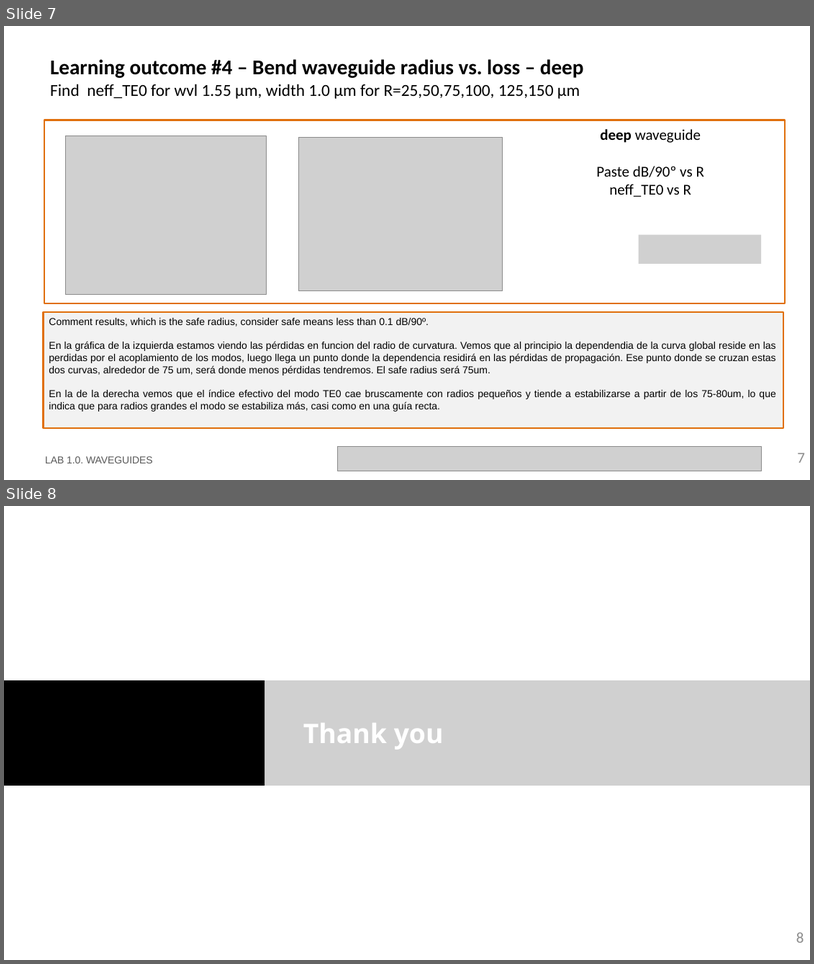
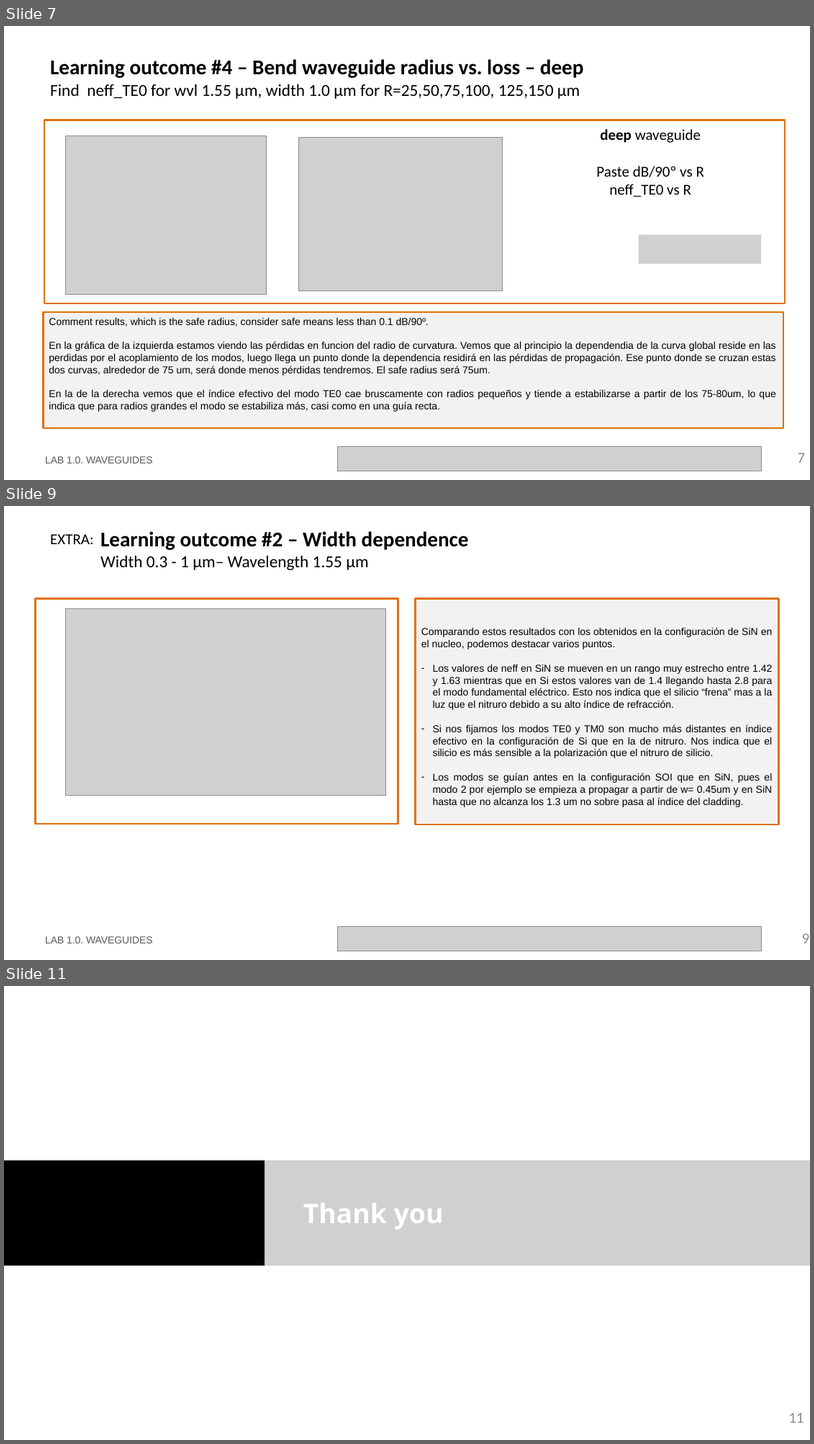
Before and after one commit to nmargar4/pic-upv-lab1_nadia, a slide deck: LabBook_10.pptx. Shown one above the other, each under a label of ours: slides 7 and 8 before the commit, slides 7, 9 and 11 after it; the slides between them are not shown. The pictures are 814x964 and 814x1444 pixels, drawn with LibreOffice and Linux fonts; fonts in the diff are those of the drawing; grey boxes stand for pictures; background and template pictures are left out. Boxes give left, top, right and bottom in pixels: in the first picture for what was removed or moved away, otherwise in the second. Text is boxed around its words. In the diff, an @@ line names an element or a change of style, - is before the commit and + after.

```diff
--- a/LabBook_10.pptx
+++ b/LabBook_10.pptx
@@ slide 9 added at (4,506,810,960), background #FFFFFF @@
@@ text added at (50,534,94,544), 18 pt, text #000000 @@
+EXTRA:
@@ text added at (100,531,469,570), 25 pt, text #000000, bold @@
+Learning outcome #2 – Width dependence
+Width 0.3 - 1 µm– Wavelength 1.55 µm
@@ rectangle added at (36,599,399,824), outline #E0700D 2.25 pt @@
@@ picture added at (66,609,386,795) @@
@@ rectangle added at (415,599,779,825), fill #F2F2F2, outline #E0700D 2.25 pt, 12 pt, text #000000 @@
+Comparando estos resultados con los obtenidos en la configuración de SiN en el nucleo, podemos destacar varios puntos.
+– Los valores de neff en SiN se mueven en un rango muy estrecho entre 1.42 y 1.63 mientras que en Si estos valores van de 1.4 llegando hasta 2.8 para el modo fundamental eléctrico. Esto nos indica que el silicio “frena” mas a la luz que el nitruro debido a su alto índice de refracción.
+– Si nos fijamos los modos TE0 y TM0 son mucho más distantes en índice efectivo en la configuración de Si que en la de nitruro. Nos indica que el silicio es más sensible a la polarización que el nitruro de silicio.
+– Los modos se guían antes en la configuración SOI que en SiN, pues el modo 2 por ejemplo se empieza a propagar a partir de w= 0.45um y en SiN hasta que no alcanza los 1.3 um no sobre pasa al índice del cladding.
@@ text added at (45,936,153,943), 12 pt, text #585858 @@
+LAB 1.0. WAVEGUIDES
@@ picture added at (338,926,762,951) @@
@@ page number added at (802,933,810,943), 18 pt, text #8C8C8C @@
+9
@@ what was slide 8 is now slide 11 @@
@@ page number at (789,1412,804,1422): text changed @@
-8
+11
```
Also in this commit, not shown: 3 slides changed, 2 other slides added.
